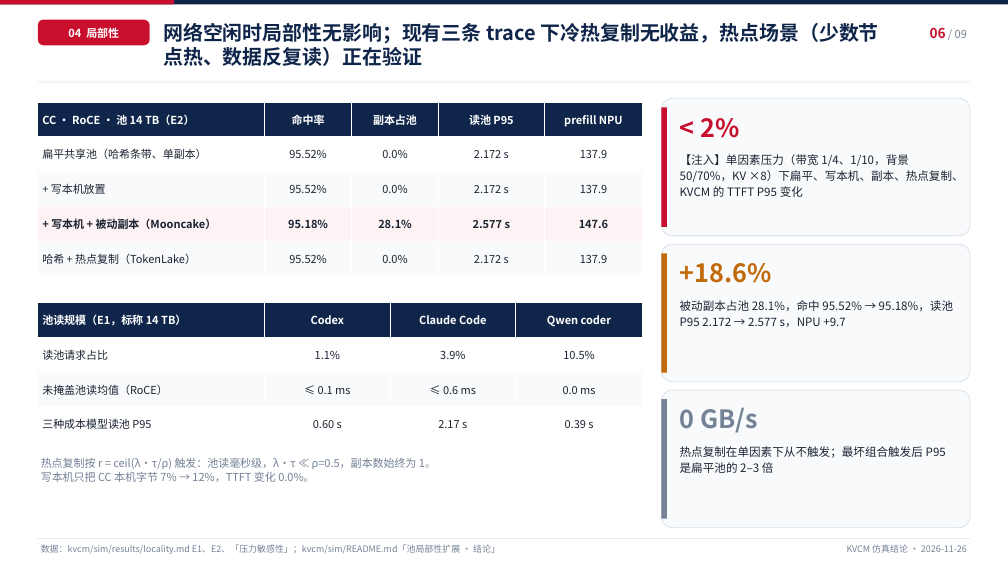
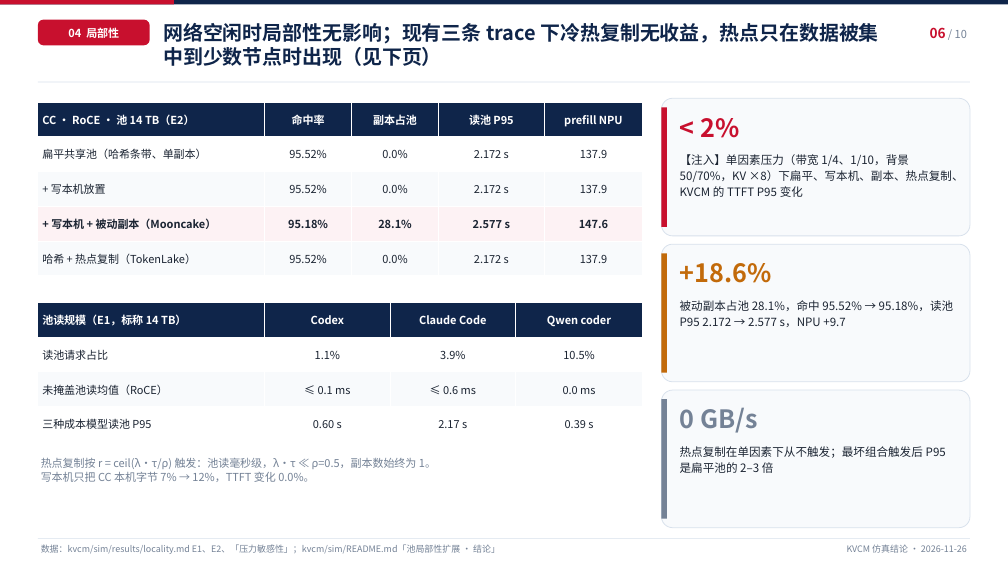
Before and after one commit to 5x8-40/lake, a slide deck: slide 6 of kvcm/report/KVCM-仿真结论-20261126.pptx. Drawn at 1008x567 pixels with LibreOffice and Linux fonts; fonts in the diff are those of the drawing. Boxes give left, top, right and bottom in pixels: in the first picture for what was removed or moved away, otherwise in the second. Text is boxed around its words. In the diff, an @@ line names an element or a change of style, - is before the commit and + after.

```diff
--- a/kvcm/report/KVCM-仿真结论-20261126.pptx
+++ b/kvcm/report/KVCM-仿真结论-20261126.pptx
@@ text at [163,23,879,66]: text changed @@
-网络空闲时局部性无影响；现有三条 trace 下冷热复制无收益，热点场景（少数节点热、数据反复读）正在验证
+网络空闲时局部性无影响；现有三条 trace 下冷热复制无收益，热点只在数据被集中到少数节点时出现（见下页）
@@ text at [930,27,967,38]: text changed @@
-06 / 09
+06 / 10
```
Also in this commit, not shown: 8 other slides changed, 1 slide added, 1 other file.
